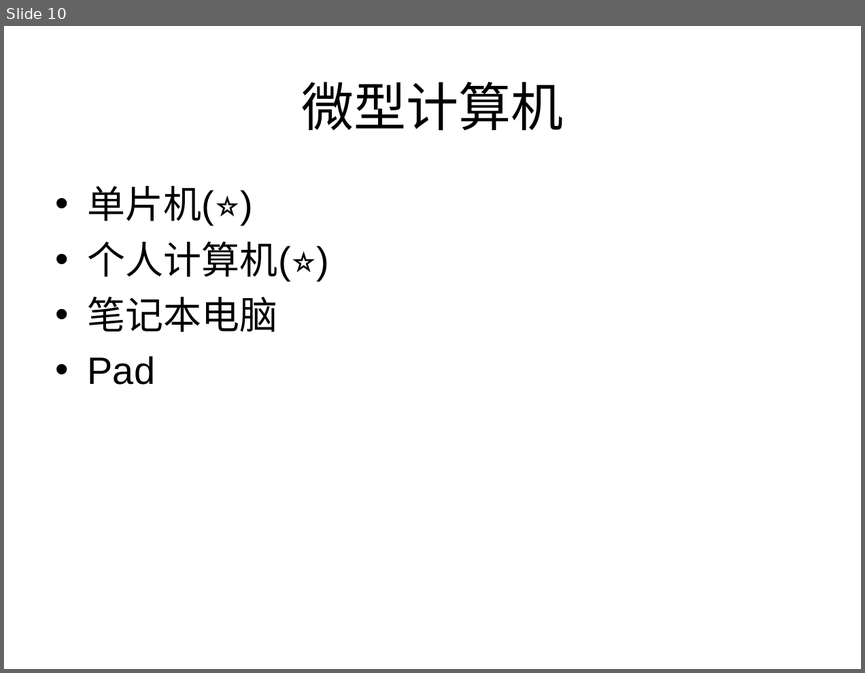
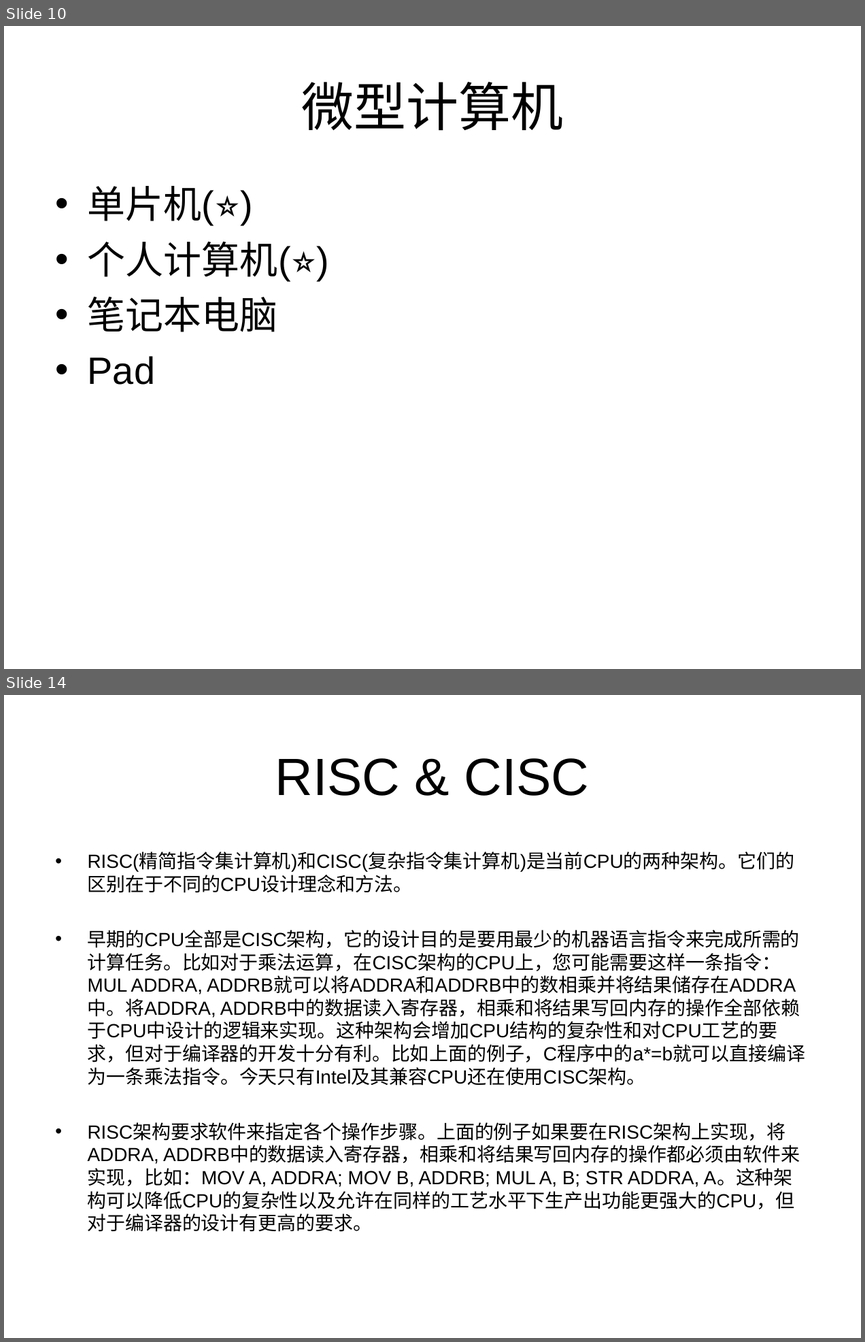
Before and after one commit to KuzuryuYaichi/Speach, a slide deck: 讲课/jk.ppt. Shown one above the other, each under a label of ours: slide 10 before the commit, slides 10 and 14 after it; the slides between them are not shown. The pictures are 865x673 and 865x1342 pixels, drawn with LibreOffice and Linux fonts; fonts in the diff are those of the drawing. Boxes give left, top, right and bottom in pixels: in the first picture for what was removed or moved away, otherwise in the second. Text is boxed around its words. In the diff, an @@ line names an element or a change of style, - is before the commit and + after.

```diff
--- a/讲课/jk.ppt
+++ b/讲课/jk.ppt
@@ slide 14 added at [4, 695, 861, 1338], background #FFFFFF @@
@@ title added at [275, 758, 589, 796], 44 pt, text #000000 @@
+RISC & CISC
@@ text added at [88, 853, 806, 1232], 16 pt, text #000000 @@
+• RISC(精简指令集计算机)和CISC(复杂指令集计算机)是当前CPU的两种架构。它们的区别在于不同的CPU设计理念和方法。
+• 早期的CPU全部是CISC架构，它的设计目的是要用最少的机器语言指令来完成所需的计算任务。比如对于乘法运算，在CISC架构的CPU上，您可能需要这样一条指令：MUL ADDRA, ADDRB就可以将ADDRA和ADDRB中的数相乘并将结果储存在ADDRA中。将ADDRA, ADDRB中的数据读入寄存器，相乘和将结果写回内存的操作全部依赖于CPU中设计的逻辑来实现。这种架构会增加CPU结构的复杂性和对CPU工艺的要求，但对于编译器的开发十分有利。比如上面的例子，C程序中的a*=b就可以直接编译为一条乘法指令。今天只有Intel及其兼容CPU还在使用CISC架构。
+• RISC架构要求软件来指定各个操作步骤。上面的例子如果要在RISC架构上实现，将ADDRA, ADDRB中的数据读入寄存器，相乘和将结果写回内存的操作都必须由软件来实现，比如：MOV A, ADDRA; MOV B, ADDRB; MUL A, B; STR ADDRA, A。这种架构可以降低CPU的复杂性以及允许在同样的工艺水平下生产出功能更强大的CPU，但对于编译器的设计有更高的要求。
```
Also in this commit, not shown: 4 slides changed, 18 other slides added, 2 slides removed, 3 other files.
